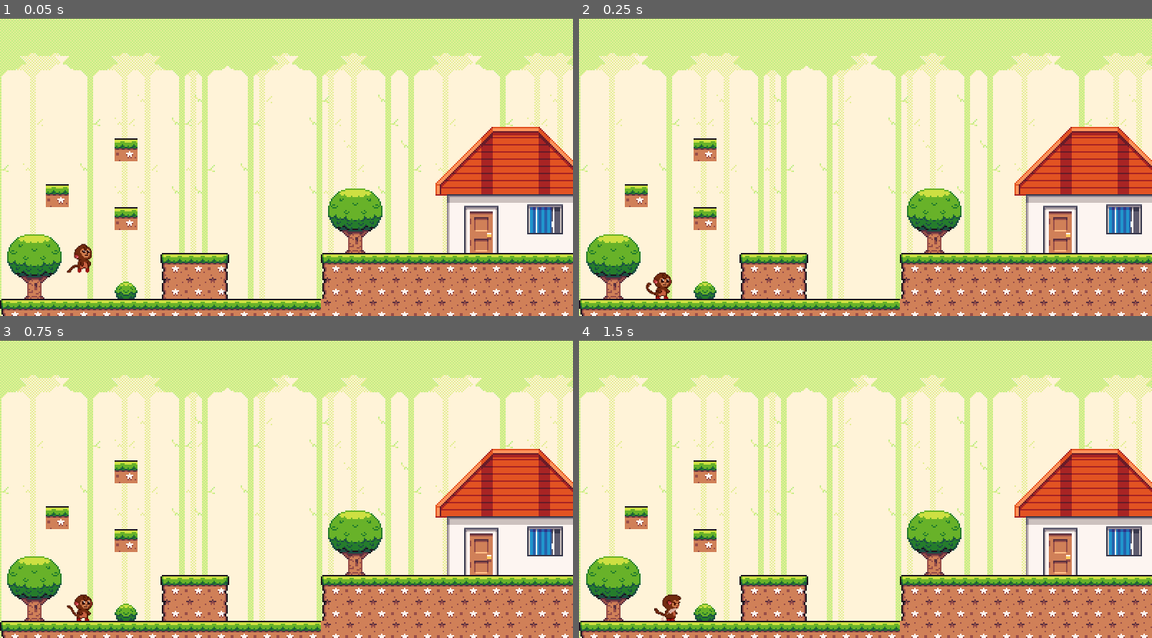
Above: before the commit, frames 1-4 (two rows, left to right).
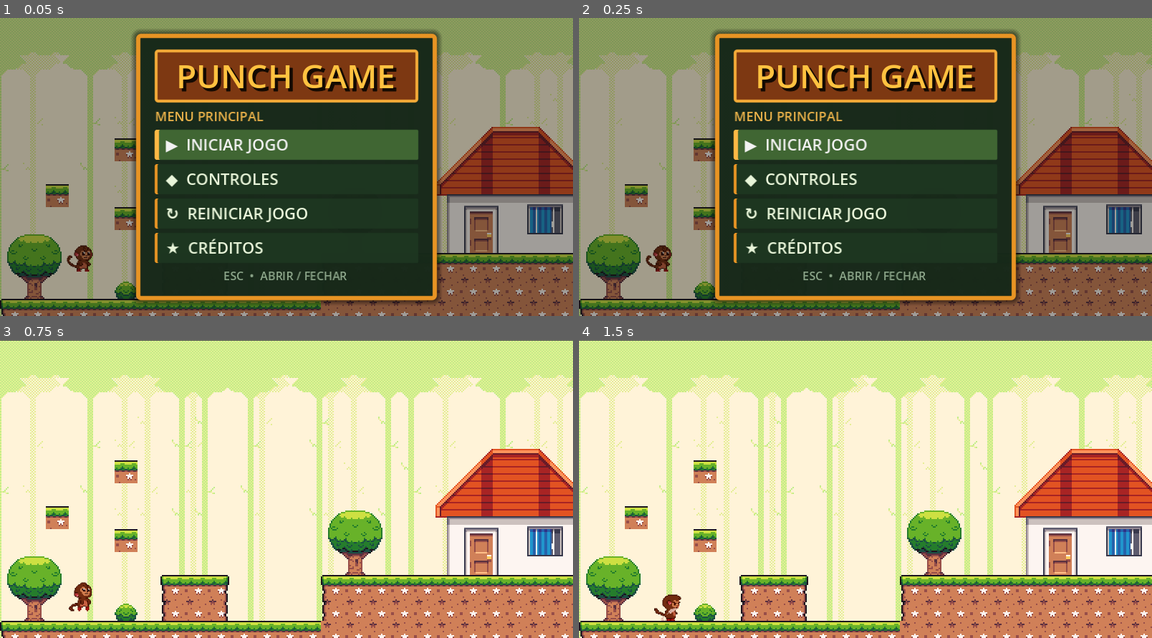
Above: after the commit, the same moments.

Repository: JhosefyRocha/PunchGame
Game: Godot game, scene res://PrimeiraCena.tscn
The game is run twice, just before and just after one commit, with the same random seed, the same clock (stepped at 60 frames per second) and the same inputs.
Inputs (mouse positions are in pixels of both pictures, inside the frame that each line leads up to):
- Up to frame 1 (0.05 s): no input
- Up to frame 2 (0.25 s): no input
- Up to frame 3 (0.75 s): click (286, 536) at 0.5 s, where only the run after the commit has a clickable "↻ REINICIAR JOGO"
- Up to frame 4 (1.5 s): tap Enter (ui_accept) at 1.25 s; hold D (right) from 1.28 s (still down); tap J (hit) at 1.35 s

The runs differ from the first frame. In frame 1, 99% of the frame differs, in the area x 0-100%, y 0-100%; in frame 2, 99%; in frame 3, 0.3%; in frame 4, nothing differs.

Commit message:
feat(level): adiciona bandeira e fase 2 com obstáculos progressivos

Diff:
--- a/PrimeiraCena.tscn
+++ b/PrimeiraCena.tscn
@@ -4,6 +4,10 @@
 [ext_resource type="TileSet" uid="uid://cjt3v8su0g6k" path="res://tiles/Terrain.tres" id="2_pw7wf"]
 [ext_resource type="TileSet" uid="uid://ddrhor0n7wld6" path="res://tiles/Decoration.tres" id="3_0q2ab"]
 [ext_resource type="Texture2D" uid="uid://de0k616rrqdg4" path="res://sprites/Seasonal Tilesets/Seasonal Tilesets/2 - Autumn Forest/Background parts/6 - Distant_trees.png" id="4_0q2ab"]
+[ext_resource type="PackedScene" path="res://entities/game_menu.tscn" id="5_menu"]
+[ext_resource type="PackedScene" path="res://entities/water_hazard.tscn" id="6_water"]
+[ext_resource type="PackedScene" path="res://entities/finish_flag.tscn" id="7_flag"]
+[ext_resource type="PackedScene" path="res://entities/level_complete_menu.tscn" id="8_complete"]
 
 [node name="Game" type="Node2D" unique_id=2002910798]
 
@@ -35,3 +39,13 @@
 centered = false
 region_enabled = true
 region_rect = Rect2(0, 0, 576, 208)
+
+[node name="GameMenu" parent="." unique_id=726246469 instance=ExtResource("5_menu")]
+
+[node name="WaterFrames" parent="." unique_id=1136019479 instance=ExtResource("6_water")]
+position = Vector2(441, 199)
+
+[node name="FinishFlag" parent="." instance=ExtResource("7_flag")]
+position = Vector2(500, 182)
+
+[node name="LevelCompleteMenu" parent="." instance=ExtResource("8_complete")]
--- /dev/null
+++ b/entities/finish_flag.gd
@@ -0,0 +1,13 @@
+extends Area2D
+
+@export_file("*.tscn") var next_scene := "res://scene/phase_2.tscn"
+var was_reached := false
+
+
+func _on_body_entered(body: Node2D) -> void:
+	if was_reached or not body.has_method(&"die"):
+		return
+
+	was_reached = true
+	monitoring = false
+	get_tree().call_group(&"level_complete_menu", &"show_level_complete", next_scene)
--- /dev/null
+++ b/entities/finish_flag.tscn
@@ -0,0 +1,40 @@
+[gd_scene load_steps=3 format=3]
+
+[ext_resource type="Script" path="res://entities/finish_flag.gd" id="1_flag"]
+
+[sub_resource type="RectangleShape2D" id="FlagShape"]
+size = Vector2(22, 64)
+
+[node name="FinishFlag" type="Area2D"]
+collision_layer = 0
+collision_mask = 1
+monitorable = false
+script = ExtResource("1_flag")
+
+[node name="PoleShadow" type="Line2D" parent="."]
+points = PackedVector2Array(1, -54, 1, 10)
+width = 3.0
+default_color = Color(0.28, 0.31, 0.29, 1)
+
+[node name="Pole" type="Line2D" parent="."]
+points = PackedVector2Array(0, -54, 0, 10)
+width = 2.0
+default_color = Color(0.86, 0.9, 0.82, 1)
+
+[node name="Finial" type="Polygon2D" parent="."]
+polygon = PackedVector2Array(-4, -54, -3, -58, 0, -60, 3, -58, 4, -54, 3, -51, 0, -50, -3, -51)
+color = Color(1, 0.68, 0.08, 1)
+
+[node name="Banner" type="Polygon2D" parent="."]
+polygon = PackedVector2Array(1, -50, 28, -42, 1, -34)
+color = Color(0.88, 0.08, 0.08, 1)
+
+[node name="Mark" type="Polygon2D" parent="."]
+polygon = PackedVector2Array(7, -46, 12, -44, 11, -39, 7, -40)
+color = Color(1, 0.95, 0.77, 1)
+
+[node name="CollisionShape2D" type="CollisionShape2D" parent="."]
+position = Vector2(8, -22)
+shape = SubResource("FlagShape")
+
+[connection signal="body_entered" from="." to="." method="_on_body_entered"]
--- /dev/null
+++ b/entities/spike.gd
@@ -0,0 +1,6 @@
+extends Area2D
+
+
+func _on_body_entered(body: Node2D) -> void:
+	if body.has_method(&"die"):
+		body.die()
--- /dev/null
+++ b/entities/spike.tscn
@@ -0,0 +1,32 @@
+[gd_scene load_steps=3 format=3]
+
+[ext_resource type="Script" path="res://entities/spike.gd" id="1_spike"]
+
+[sub_resource type="RectangleShape2D" id="SpikeShape"]
+size = Vector2(22, 11)
+
+[node name="Spike" type="Area2D"]
+collision_layer = 0
+collision_mask = 1
+monitorable = false
+script = ExtResource("1_spike")
+
+[node name="Shadow" type="Polygon2D" parent="."]
+position = Vector2(1, 1)
+polygon = PackedVector2Array(-12, 6, -8, -7, -4, 6, 0, -9, 4, 6, 8, -7, 12, 6)
+color = Color(0.18, 0.2, 0.18, 1)
+
+[node name="Blades" type="Polygon2D" parent="."]
+polygon = PackedVector2Array(-12, 6, -8, -7, -4, 6, 0, -9, 4, 6, 8, -7, 12, 6)
+color = Color(0.78, 0.84, 0.78, 1)
+
+[node name="Highlight" type="Line2D" parent="."]
+points = PackedVector2Array(-8, -5, -5, 4, 0, -7, 3, 4, 8, -5)
+width = 1.0
+default_color = Color(1, 1, 0.94, 1)
+
+[node name="CollisionShape2D" type="CollisionShape2D" parent="."]
+position = Vector2(0, 1)
+shape = SubResource("SpikeShape")
+
+[connection signal="body_entered" from="." to="." method="_on_body_entered"]
--- /dev/null
+++ b/entities/tile_platform.gd
@@ -0,0 +1,35 @@
+@tool
+extends StaticBody2D
+
+@export var platform_size := Vector2(128, 32)
+@export var use_autumn_tiles := false
+
+const GRASS_TEXTURE := preload("res://sprites/Seasonal Tilesets/Seasonal Tilesets/1 - Grassland/Terrain (16 x 16).png")
+const AUTUMN_TEXTURE := preload("res://sprites/Seasonal Tilesets/Seasonal Tilesets/2 - Autumn Forest/Terrain (16 x 16).png")
+
+
+func _ready() -> void:
+	var rectangle := RectangleShape2D.new()
+	rectangle.size = platform_size
+	$CollisionShape2D.position = platform_size * 0.5
+	$CollisionShape2D.shape = rectangle
+	queue_redraw()
+
+
+func _draw() -> void:
+	var texture: Texture2D = AUTUMN_TEXTURE if use_autumn_tiles else GRASS_TEXTURE
+	var columns := ceili(platform_size.x / 16.0)
+	var rows := ceili(platform_size.y / 16.0)
+
+	for row in range(rows):
+		for column in range(columns):
+			var atlas_column := 4
+			if column == 0:
+				atlas_column = 3
+			elif column == columns - 1:
+				atlas_column = 5
+
+			var atlas_row := 1 if row == 0 else 2
+			var destination := Rect2(column * 16, row * 16, 16, 16)
+			var source := Rect2(atlas_column * 16, atlas_row * 16, 16, 16)
+			draw_texture_rect_region(texture, destination, source)
--- /dev/null
+++ b/entities/tile_platform.tscn
@@ -0,0 +1,10 @@
+[gd_scene load_steps=2 format=3]
+
+[ext_resource type="Script" path="res://entities/tile_platform.gd" id="1_platform"]
+
+[node name="TilePlatform" type="StaticBody2D"]
+collision_layer = 1
+collision_mask = 0
+script = ExtResource("1_platform")
+
+[node name="CollisionShape2D" type="CollisionShape2D" parent="."]
--- /dev/null
+++ b/entities/vine.gd
@@ -0,0 +1,11 @@
+extends Area2D
+
+
+func _on_body_entered(body: Node2D) -> void:
+	if body.has_method(&"enter_vine"):
+		body.enter_vine()
+
+
+func _on_body_exited(body: Node2D) -> void:
+	if body.has_method(&"exit_vine"):
+		body.exit_vine()
--- /dev/null
+++ b/entities/vine.tscn
@@ -0,0 +1,32 @@
+[gd_scene load_steps=3 format=3]
+
+[ext_resource type="Script" path="res://entities/vine.gd" id="1_vine"]
+
+[sub_resource type="RectangleShape2D" id="VineShape"]
+size = Vector2(15, 104)
+
+[node name="Vine" type="Area2D"]
+collision_layer = 0
+collision_mask = 1
+monitorable = false
+script = ExtResource("1_vine")
+
+[node name="StemDark" type="Line2D" parent="."]
+points = PackedVector2Array(1, -52, -2, -36, 2, -20, -1, -4, 2, 12, -2, 28, 0, 52)
+width = 4.0
+default_color = Color(0.08, 0.27, 0.1, 1)
+
+[node name="Stem" type="Line2D" parent="."]
+points = PackedVector2Array(0, -52, -3, -36, 1, -20, -2, -4, 1, 12, -3, 28, -1, 52)
+width = 2.0
+default_color = Color(0.2, 0.58, 0.18, 1)
+
+[node name="Leaves" type="Polygon2D" parent="."]
+polygon = PackedVector2Array(-2, -35, -9, -40, -7, -31, -2, -27, 1, -18, 8, -23, 7, -14, 1, -10, -2, 1, -9, -4, -7, 5, -1, 9, 1, 20, 8, 15, 7, 25, 0, 29, -3, 39, -9, 34, -7, 44, -1, 48)
+color = Color(0.29, 0.68, 0.2, 0.72)
+
+[node name="CollisionShape2D" type="CollisionShape2D" parent="."]
+shape = SubResource("VineShape")
+
+[connection signal="body_entered" from="." to="." method="_on_body_entered"]
+[connection signal="body_exited" from="." to="." method="_on_body_exited"]
--- /dev/null
+++ b/entities/water_hazard.gd
@@ -0,0 +1,6 @@
+extends Area2D
+
+
+func _on_body_entered(body: Node2D) -> void:
+	if body.has_method(&"die"):
+		body.die()
--- /dev/null
+++ b/entities/water_hazard.tscn
@@ -0,0 +1,18 @@
+[gd_scene load_steps=3 format=3]
+
+[ext_resource type="Script" path="res://entities/water_hazard.gd" id="1_water"]
+
+[sub_resource type="RectangleShape2D" id="WaterShape"]
+size = Vector2(48, 64)
+
+[node name="WaterFrames" type="Area2D"]
+collision_layer = 0
+collision_mask = 1
+monitoring = true
+monitorable = false
+script = ExtResource("1_water")
+
+[node name="CollisionShape2D" type="CollisionShape2D" parent="."]
+shape = SubResource("WaterShape")
+
+[connection signal="body_entered" from="." to="." method="_on_body_entered"]
--- /dev/null
+++ b/scene/phase_2.tscn
@@ -0,0 +1,171 @@
+[gd_scene format=3 uid="uid://ckjxu2641mvm4"]
+
+[ext_resource type="PackedScene" uid="uid://dn6xlrm3ydrhe" path="res://entities/player.tscn" id="1_player"]
+[ext_resource type="PackedScene" path="res://entities/game_menu.tscn" id="2_menu"]
+[ext_resource type="PackedScene" path="res://entities/tile_platform.tscn" id="3_platform"]
+[ext_resource type="PackedScene" path="res://entities/spike.tscn" id="4_spike"]
+[ext_resource type="PackedScene" path="res://entities/vine.tscn" id="5_vine"]
+[ext_resource type="PackedScene" path="res://entities/water_hazard.tscn" id="6_water"]
+[ext_resource type="Texture2D" uid="uid://bgro08luh3rcd" path="res://sprites/Seasonal Tilesets/Seasonal Tilesets/1 - Grassland/Background parts/_Complete_static_BG_(288 x 208).png" id="7_bg"]
+[ext_resource type="Texture2D" uid="uid://dqdtuvtsnj2re" path="res://sprites/Seasonal Tilesets/Seasonal Tilesets/1 - Grassland/Grassland_entities (16 x 16).png" id="8_decor"]
+
+[node name="Phase2" type="Node2D" unique_id=1082971088]
+
+[node name="Background" type="ParallaxBackground" parent="." unique_id=572367135]
+scroll_ignore_camera_zoom = true
+
+[node name="Sky" type="ParallaxLayer" parent="Background" unique_id=59416610]
+motion_scale = Vector2(0.08, 0.08)
+motion_mirroring = Vector2(288, 0)
+
+[node name="Sprite2D" type="Sprite2D" parent="Background/Sky" unique_id=346013835]
+texture_repeat = 2
+position = Vector2(7, 14)
+texture = ExtResource("7_bg")
+centered = false
+region_enabled = true
+region_rect = Rect2(0, 0, 1440, 208)
+
+[node name="WaterVisuals" type="Node2D" parent="." unique_id=1887011084]
+z_index = -1
+
+[node name="FirstPool" type="Polygon2D" parent="WaterVisuals" unique_id=974690273]
+color = Color(0.08, 0.42, 0.72, 1)
+polygon = PackedVector2Array(224, 176, 272, 176, 272, 208, 224, 208)
+
+[node name="SecondPool" type="Polygon2D" parent="WaterVisuals" unique_id=1269648619]
+color = Color(0.08, 0.42, 0.72, 1)
+polygon = PackedVector2Array(480, 176, 528, 176, 528, 208, 480, 208)
+
+[node name="VinePool" type="Polygon2D" parent="WaterVisuals" unique_id=691632112]
+color = Color(0.08, 0.42, 0.72, 1)
+polygon = PackedVector2Array(704, 176, 800, 176, 800, 208, 704, 208)
+
+[node name="Player" parent="." unique_id=909789665 instance=ExtResource("1_player")]
+position = Vector2(42, 150)
+
+[node name="GroundStart" parent="." unique_id=121126096 instance=ExtResource("3_platform")]
+position = Vector2(0, 176)
+platform_size = Vector2(224, 32)
+
+[node name="GroundChallenges" parent="." unique_id=994183795 instance=ExtResource("3_platform")]
+position = Vector2(272, 176)
+platform_size = Vector2(208, 32)
+
+[node name="GroundClimb" parent="." unique_id=420234315 instance=ExtResource("3_platform")]
+position = Vector2(528, 176)
+platform_size = Vector2(176, 32)
+
+[node name="GroundFinish" parent="." unique_id=646696910 instance=ExtResource("3_platform")]
+position = Vector2(800, 176)
+platform_size = Vector2(480, 32)
+
+[node name="TrainingPlatform" parent="." unique_id=804914491 instance=ExtResource("3_platform")]
+position = Vector2(96, 132)
+platform_size = Vector2(64, 16)
+
+[node name="SpikePlatform" parent="." unique_id=930310031 instance=ExtResource("3_platform")]
+position = Vector2(304, 132)
+platform_size = Vector2(64, 16)
+
+[node name="HighSpikePlatform" parent="." unique_id=1844182581 instance=ExtResource("3_platform")]
+position = Vector2(400, 100)
+platform_size = Vector2(64, 16)
+
+[node name="ClimbApproach" parent="." unique_id=553677441 instance=ExtResource("3_platform")]
+position = Vector2(592, 128)
+platform_size = Vector2(64, 16)
+
+[node name="VineLanding" parent="." unique_id=802926947 instance=ExtResource("3_platform")]
+position = Vector2(816, 112)
+platform_size = Vector2(72, 16)
+
+[node name="FinalStep" parent="." unique_id=1461556097 instance=ExtResource("3_platform")]
+position = Vector2(936, 144)
+platform_size = Vector2(80, 16)
+
+[node name="Hazards" type="Node2D" parent="." unique_id=1923090288]
+
+[node name="SpikeGroundA" parent="Hazards" unique_id=1840256018 instance=ExtResource("4_spike")]
+position = Vector2(164, 169)
+
+[node name="SpikeGroundB" parent="Hazards" unique_id=1691124065 instance=ExtResource("4_spike")]
+position = Vector2(192, 169)
+
+[node name="SpikeRunA" parent="Hazards" unique_id=1823998476 instance=ExtResource("4_spike")]
+position = Vector2(342, 169)
+
+[node name="SpikeRunB" parent="Hazards" unique_id=1451550636 instance=ExtResource("4_spike")]
+position = Vector2(370, 169)
+
+[node name="SpikeOnPlatform" parent="Hazards" unique_id=1275701021 instance=ExtResource("4_spike")]
+position = Vector2(336, 125)
+
+[node name="SpikeHigh" parent="Hazards" unique_id=914768723 instance=ExtResource("4_spike")]
+position = Vector2(432, 93)
+
+[node name="SpikeClimb" parent="Hazards" unique_id=770764431 instance=ExtResource("4_spike")]
+position = Vector2(624, 121)
+
+[node name="SpikeFinishA" parent="Hazards" unique_id=406954190 instance=ExtResource("4_spike")]
+position = Vector2(1028, 169)
+
+[node name="SpikeFinishB" parent="Hazards" unique_id=124723213 instance=ExtResource("4_spike")]
+position = Vector2(1056, 169)
+
+[node name="SpikeFinishC" parent="Hazards" unique_id=125906247 instance=ExtResource("4_spike")]
+position = Vector2(1084, 169)
+
+[node name="WaterA" parent="Hazards" unique_id=1725929464 instance=ExtResource("6_water")]
+position = Vector2(248, 200)
+
+[node name="WaterB" parent="Hazards" unique_id=756002241 instance=ExtResource("6_water")]
+position = Vector2(504, 200)
+
+[node name="WaterC1" parent="Hazards" unique_id=1925341198 instance=ExtResource("6_water")]
+position = Vector2(728, 200)
+
+[node name="WaterC2" parent="Hazards" unique_id=396561691 instance=ExtResource("6_water")]
+position = Vector2(776, 200)
+
+[node name="Vines" type="Node2D" parent="." unique_id=748273072]
+
+[node name="TrainingVine" parent="Vines" unique_id=1882873031 instance=ExtResource("5_vine")]
+position = Vector2(552, 92)
+
+[node name="GapVineA" parent="Vines" unique_id=1520348875 instance=ExtResource("5_vine")]
+position = Vector2(730, 91)
+
+[node name="GapVineB" parent="Vines" unique_id=1316742618 instance=ExtResource("5_vine")]
+position = Vector2(772, 75)
+
+[node name="Decorations" type="Node2D" parent="." unique_id=630538438]
+
+[node name="TreeA" type="Sprite2D" parent="Decorations" unique_id=1070624547]
+position = Vector2(64, 128)
+texture = ExtResource("8_decor")
+region_enabled = true
+region_rect = Rect2(16, 16, 48, 48)
+
+[node name="TreeB" type="Sprite2D" parent="Decorations" unique_id=340841289]
+position = Vector2(1160, 128)
+texture = ExtResource("8_decor")
+region_enabled = true
+region_rect = Rect2(16, 16, 48, 48)
+
+[node name="VineHint" type="CanvasLayer" parent="." unique_id=1235515358]
+layer = 5
+
+[node name="Label" type="Label" parent="VineHint" unique_id=2063785796]
+offset_left = 254.0
+offset_top = 8.0
+offset_right = 393.0
+offset_bottom = 29.0
+theme_override_colors/font_color = Color(0.12, 0.28, 0.1, 1)
+theme_override_colors/font_outline_color = Color(0.91, 1, 0.72, 1)
+theme_override_constants/outline_size = 2
+theme_override_font_sizes/font_size = 9
+text = "CIPÓ: W/S OU ↑/↓ • ESPAÇO SOLTA"
+horizontal_alignment = 2
+
+[node name="GameMenu" parent="." unique_id=44998665 instance=ExtResource("2_menu")]
Not shown, added: entities/finish_flag.gd.uid
Not shown, added: entities/spike.gd.uid
Not shown, added: entities/tile_platform.gd.uid
Not shown, added: entities/vine.gd.uid
Not shown, added: entities/water_hazard.gd.uid
